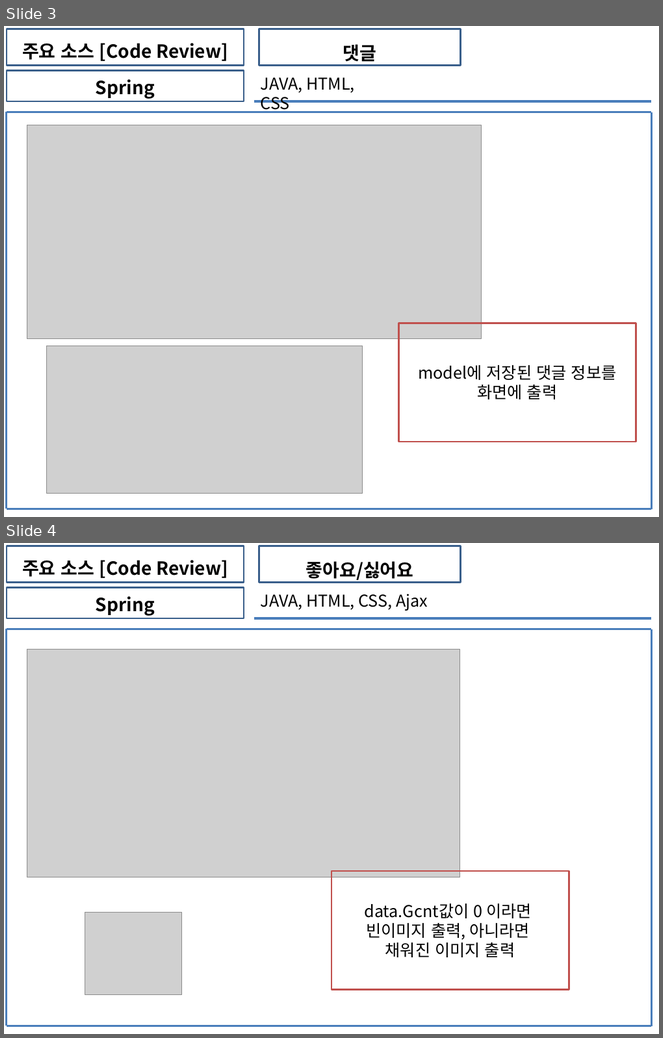
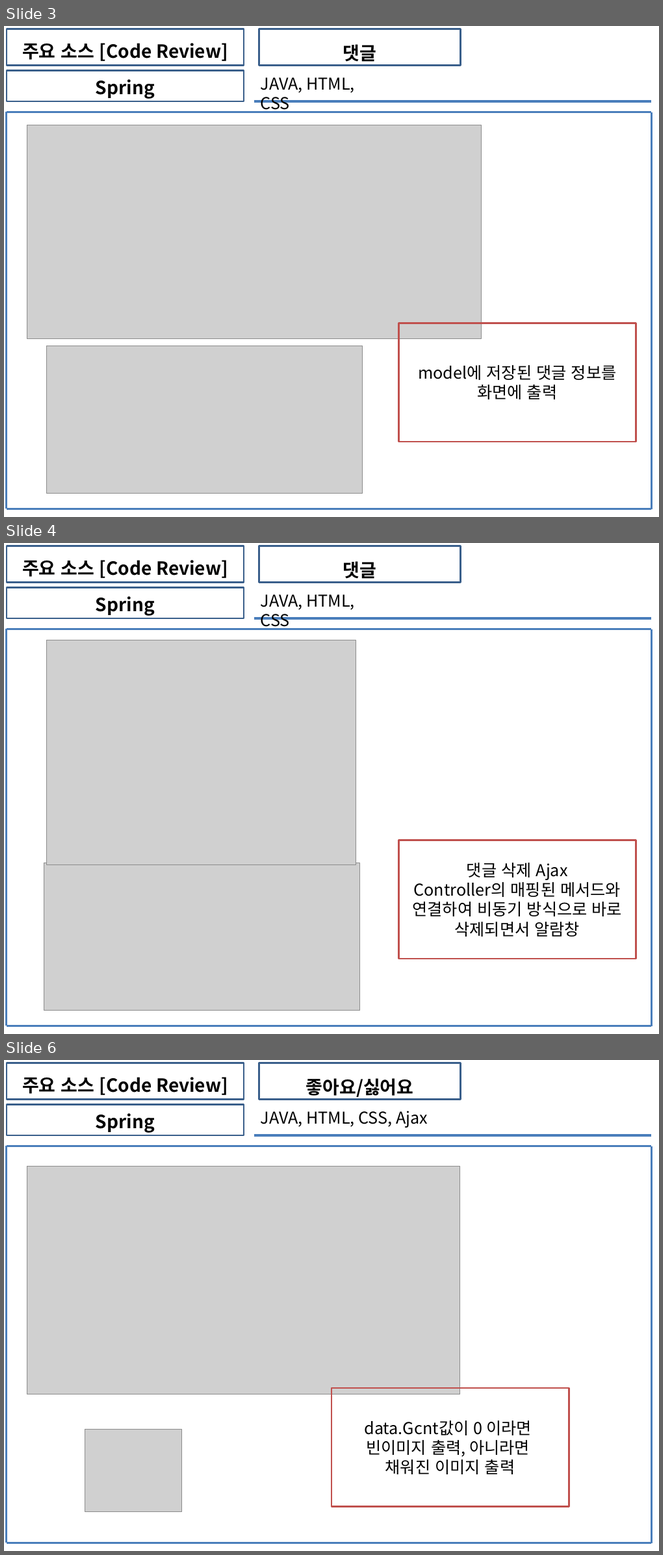
Before and after one commit to soh0256/5team, a slide deck: 개발 7팀 최종 팀프로젝트 산출물 제출/3) KOSMO_77기_개발 5팀_Unit_Test_보고서.pptx. Shown one above the other, each under a label of ours: slides 3 and 4 before the commit, slides 3, 4 and 6 after it; the slides between them are not shown. The pictures are 663x1038 and 663x1555 pixels, drawn with LibreOffice and Linux fonts; fonts in the diff are those of the drawing; grey boxes stand for pictures. Boxes give left, top, right and bottom in pixels: in the first picture for what was removed or moved away, otherwise in the second. Text is boxed around its words. In the diff, an @@ line names an element or a change of style, - is before the commit and + after.

Commit message:
유닛테스트 사진업로드, 댓글삭제, 댓글수정 추가

```diff
--- a/개발 7팀 최종 팀프로젝트 산출물 제출/3) KOSMO_77기_개발 5팀_Unit_Test_보고서.pptx
+++ b/개발 7팀 최종 팀프로젝트 산출물 제출/3) KOSMO_77기_개발 5팀_Unit_Test_보고서.pptx
@@ slide 4 added at <box>4,543,659,1034</box>, background #FFFFFF @@
@@ rectangle added at <box>7,546,244,582</box>, outline #3A5F8C 2 pt, 20 pt, text #000000, bold @@
+주요 소스 [Code Review]
@@ rectangle added at <box>259,546,461,582</box>, outline #3A5F8C 2 pt, 20 pt, text #000000, bold @@
+댓글
@@ rectangle added at <box>7,588,244,618</box>, outline #3A5F8C 2 pt, 20 pt, text #000000, bold @@
+Spring
@@ text added at <box>261,594,355,630</box>, 18 pt, text #000000 @@
+JAVA, HTML, CSS
@@ line added from (254, 618) to (651, 618), #4B7EBC 2.25 pt @@
@@ line added from (7, 629) to (651, 629), #4B7EBC 2.25 pt @@
@@ line added from (7, 629) to (7, 1026), #4B7EBC 2.25 pt @@
@@ picture added at <box>47,640,356,865</box> @@
@@ line added from (651, 629) to (651, 1027), #4B7EBC 2.25 pt @@
@@ rectangle added at <box>399,841,636,959</box>, outline #C0504D 2 pt, 18 pt, text #000000 @@
+댓글 삭제 Ajax
+Controller의 매핑된 메서드와 연결하여 비동기 방식으로 바로 삭제되면서 알람창
@@ picture added at <box>44,863,360,1011</box> @@
@@ line added from (651, 891) to (651, 891), #4B7EBC 2.25 pt @@
@@ line added from (7, 1026) to (651, 1026), #4B7EBC 2.25 pt @@
@@ what was slide 4 is now slide 6 @@
```
Also in this commit, not shown: 2 other slides added.
